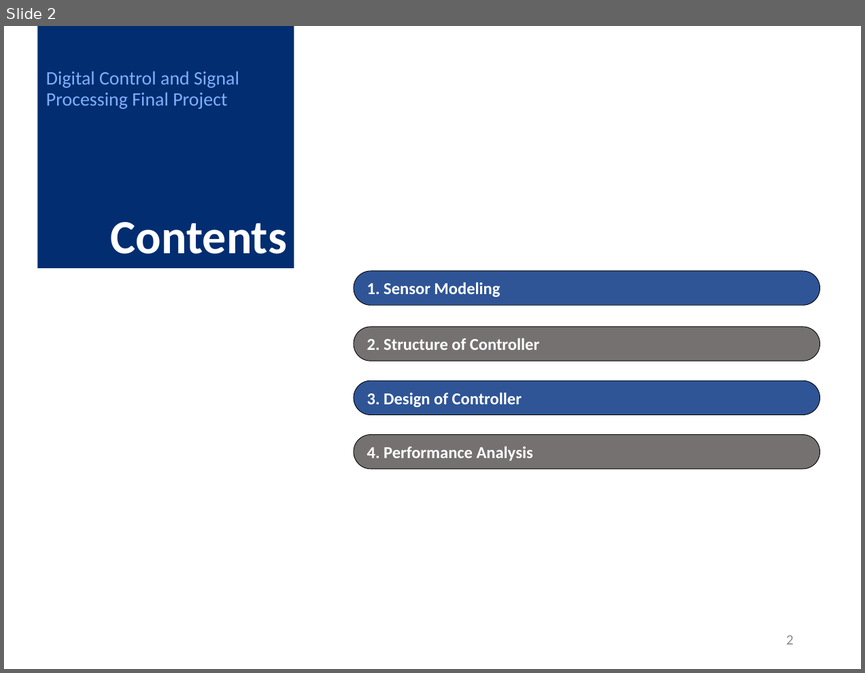
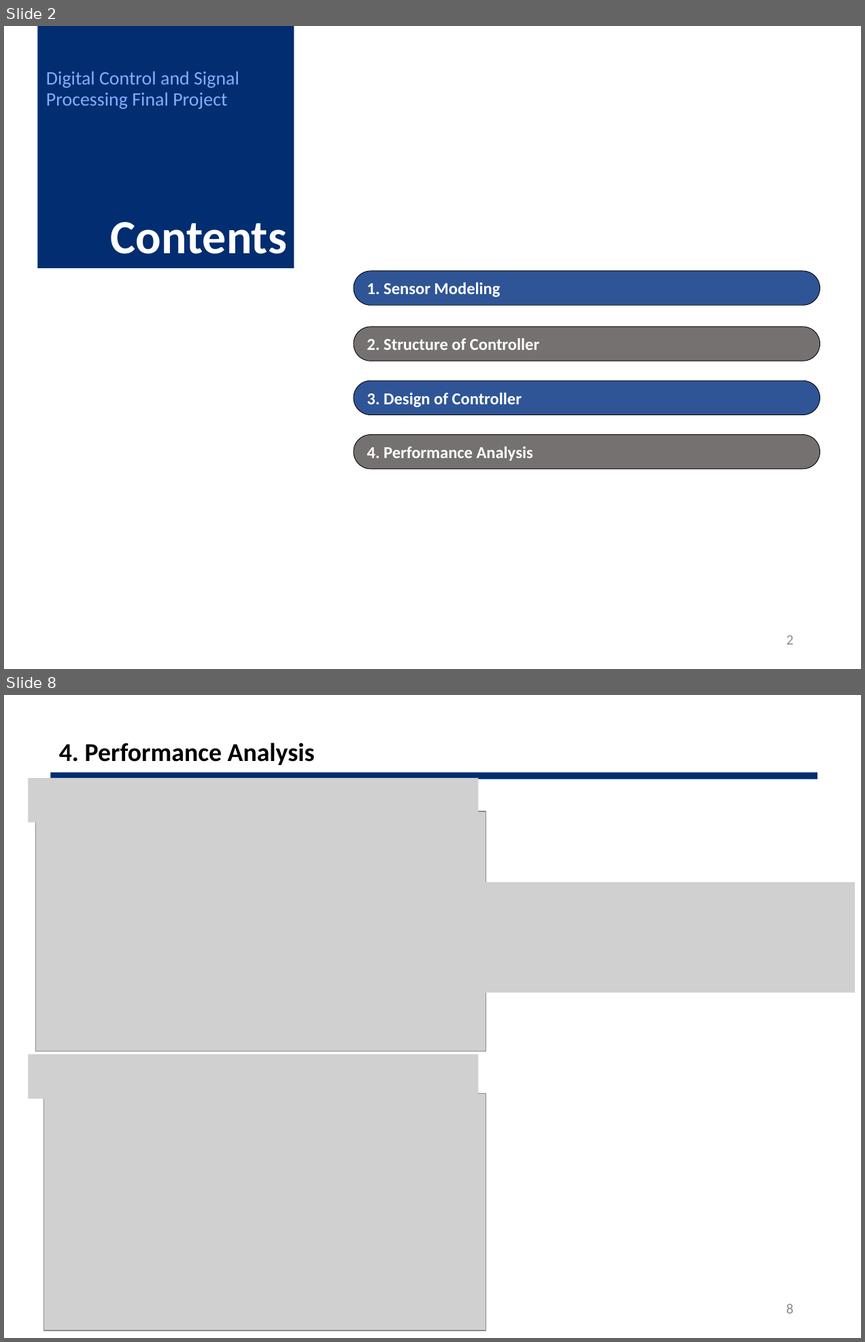
Before and after one commit to 22200576-JUYOUNG-LEE/DCSP_FINAL, a slide deck: 0603_Good/ppt/DCSP_0603.pptx. Shown one above the other, each under a label of ours: slide 2 before the commit, slides 2 and 8 after it; the slides between them are not shown. The pictures are 865x673 and 865x1342 pixels, drawn with LibreOffice and Linux fonts; fonts in the diff are those of the drawing; grey boxes stand for pictures. Boxes give left, top, right and bottom in pixels: in the first picture for what was removed or moved away, otherwise in the second. Text is boxed around its words. In the diff, an @@ line names an element or a change of style, - is before the commit and + after.

```diff
--- a/0603_Good/ppt/DCSP_0603.pptx
+++ b/0603_Good/ppt/DCSP_0603.pptx
@@ slide 8 added at bbox=[4, 695, 861, 1338], background #FFFFFF @@
@@ title added at bbox=[59, 743, 315, 765], 21.6 pt, text #000000, bold @@
+4. Performance Analysis
@@ rectangle added at bbox=[50, 772, 817, 779], fill #022D70 @@
@@ picture added at bbox=[28, 778, 478, 823] @@
@@ picture added at bbox=[36, 811, 485, 1051] @@
@@ picture added at bbox=[374, 882, 855, 992] @@
@@ picture added at bbox=[28, 1054, 478, 1098] @@
@@ picture added at bbox=[44, 1093, 486, 1330] @@
@@ page number added at bbox=[786, 1304, 793, 1313], 12 pt, text #8C8C8C @@
+8
```
Also in this commit, not shown: 4 slides changed, 1 other slide added, 1 slide removed, 28 other files.
